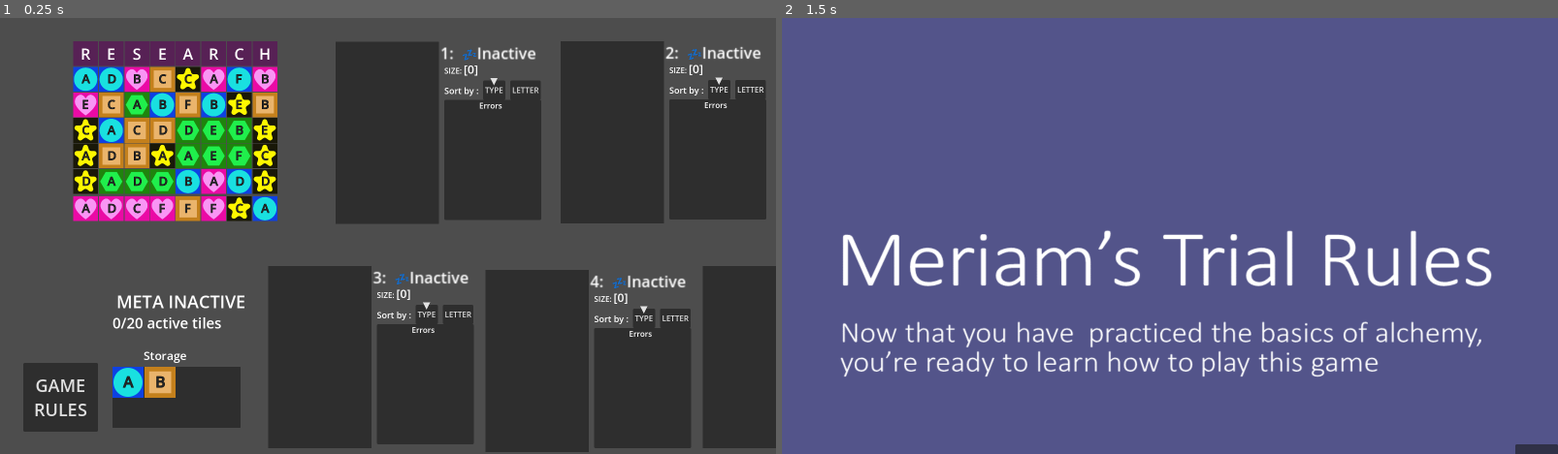
Above: before the commit, frames 1-2 (left to right).
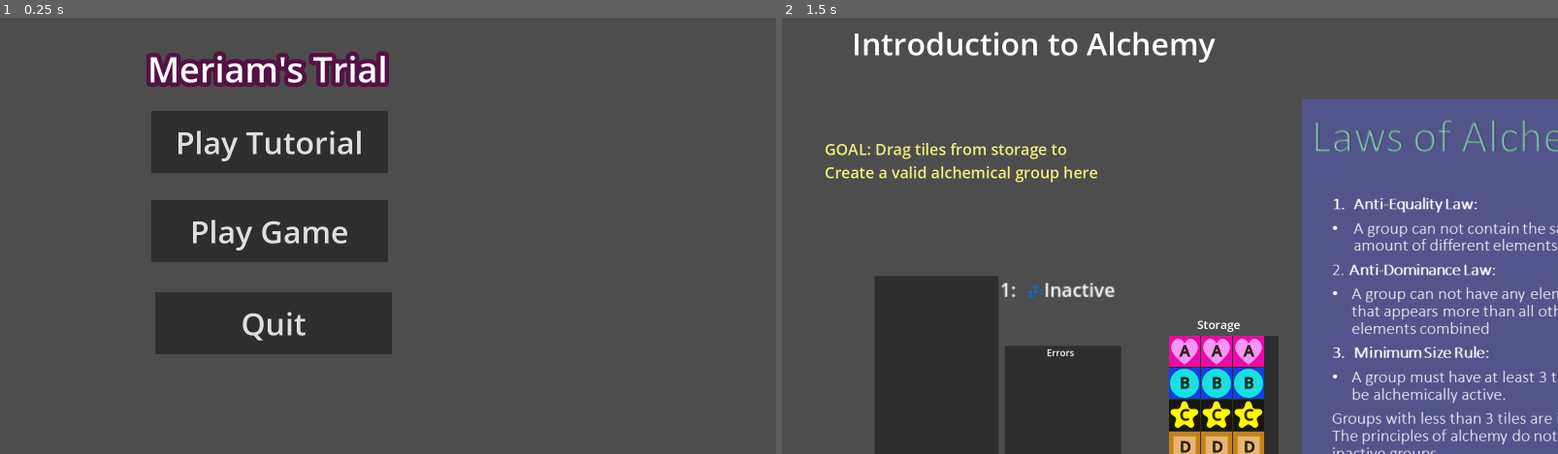
Above: after the commit, the same moments.

Repository: ninjacreeper47/Meriam-s-Trial
Game: Godot game, scene res://Levels/MainMenu.tscn
Two runs of this game, one before a commit and one after it. Both use one fixed random seed, a clock stepped at 60 frames per second and the inputs below. Before the commit the project starts from res://Levels/main.tscn.
Inputs:
- Up to frame 1 (0.25 s): no input
- Up to frame 2 (1.5 s): click "GAME RULES" (after the commit: "Play Tutorial") at 0.5 s; click "A" at 1.25 s

The runs differ from the first frame. In frame 1, 60% of the frame differs, in the area x 3-100%, y 5-100%; in frame 2, 78%, in the area x 0-100%, y 0-100%.

Commit message:
Main Menu

Diff:
--- a/Experiment Errors/ExError.gd
+++ b/Experiment Errors/ExError.gd
@@ -4,8 +4,8 @@
 var error_type
 #Make sure to use this function instead of ==.   ExErrors have commutativity.  An error A = B is the same as an error B = A
 func _is_same(right:ExError):
+	assert("ExError base class is_same shouldn't be running oomfie")
 	return error_type == right.error_type  #this logic isn't complete, true equality checks are implented in child classes
-	assert("ExError base class is_same shouldn't be running oomfie")
 
 func _is_error_present_in_experiment(ex):
 	assert("ExError base class _is_error_present_in_experiment shouldn't be running oomfie")
--- /dev/null
+++ b/Levels/MainMenu.gd
@@ -0,0 +1,24 @@
+extends Control
+
+
+# Called when the node enters the scene tree for the first time.
+func _ready():
+	pass # Replace with function body.
+
+
+# Called every frame. 'delta' is the elapsed time since the previous frame.
+func _process(delta):
+	pass
+
+func _on_tutorial_button_pressed():
+	alchemy._clear_game_state()
+	alchemy.game_playing = true
+	get_tree().change_scene_to_file("res://Levels/alchemypractice1.tscn")
+
+func _on_play_game_button_pressed():
+	alchemy._clear_game_state()
+	alchemy.game_playing = true
+	get_tree().change_scene_to_file("res://Levels/main.tscn")
+
+func _on_quit_button_pressed():
+	get_tree().quit()
--- /dev/null
+++ b/Levels/MainMenu.tscn
@@ -0,0 +1,57 @@
+[gd_scene load_steps=3 format=3 uid="uid://dmxs0h8ft2eri"]
+
+[ext_resource type="Script" path="res://Levels/MainMenu.gd" id="1_c27aa"]
+
+[sub_resource type="LabelSettings" id="LabelSettings_lgod1"]
+font_size = 72
+outline_size = 36
+outline_color = Color(0.329412, 0.0666667, 0.262745, 1)
+
+[node name="MainMenu" type="Control"]
+layout_mode = 3
+anchors_preset = 15
+anchor_right = 1.0
+anchor_bottom = 1.0
+grow_horizontal = 2
+grow_vertical = 2
+script = ExtResource("1_c27aa")
+
+[node name="Title" type="Label" parent="."]
+layout_mode = 0
+offset_left = 304.0
+offset_top = 56.0
+offset_right = 745.0
+offset_bottom = 147.0
+text = "Meriam's Trial"
+label_settings = SubResource("LabelSettings_lgod1")
+
+[node name="TutorialButton" type="Button" parent="."]
+layout_mode = 0
+offset_left = 312.0
+offset_top = 192.0
+offset_right = 800.0
+offset_bottom = 320.0
+theme_override_font_sizes/font_size = 64
+text = "Play Tutorial"
+
+[node name="PlayGameButton" type="Button" parent="."]
+layout_mode = 0
+offset_left = 312.0
+offset_top = 376.0
+offset_right = 800.0
+offset_bottom = 504.0
+theme_override_font_sizes/font_size = 64
+text = "Play Game"
+
+[node name="QuitButton" type="Button" parent="."]
+layout_mode = 0
+offset_left = 320.0
+offset_top = 566.0
+offset_right = 808.0
+offset_bottom = 694.0
+theme_override_font_sizes/font_size = 64
+text = "Quit"
+
+[connection signal="pressed" from="TutorialButton" to="." method="_on_tutorial_button_pressed"]
+[connection signal="pressed" from="PlayGameButton" to="." method="_on_play_game_button_pressed"]
+[connection signal="pressed" from="QuitButton" to="." method="_on_quit_button_pressed"]
--- a/advance_button.gd
+++ b/advance_button.gd
@@ -8,6 +8,8 @@
 func _process(delta):
 	if alchemy.labatory_stable && alchemy.active_experiments == 1:
 		visible = true
+	else:
+		visible = false
 
 func _on_pressed():
 	if get_tree().get_current_scene().get_name() == "alchemypractice1":
--- a/alchemy.gd
+++ b/alchemy.gd
@@ -12,7 +12,7 @@
 var resetting_in_progress = false
 var labatory_stable = true
 
-var game_playing = true
+var game_playing = false
 var queue_reset = false
 
 var practice_environment = false
--- a/project.godot
+++ b/project.godot
@@ -11,7 +11,7 @@
 [application]
 
 config/name="Meriam's Trial"
-run/main_scene="res://Levels/main.tscn"
+run/main_scene="res://Levels/MainMenu.tscn"
 config/features=PackedStringArray("4.1", "GL Compatibility")
 config/icon="res://icon.svg"
 
--- a/storage_container.tscn
+++ b/storage_container.tscn
@@ -16,7 +16,7 @@
 [node name="StorageBackground" type="PanelContainer" parent="."]
 layout_mode = 0
 offset_right = 528.0
-offset_bottom = 252.0
+offset_bottom = 268.0
 scale = Vector2(0.5, 0.5)
 
 [node name="Storage" type="GridContainer" parent="StorageBackground"]
Binary file changed: Assets/How to Play/Instructions/Slide6.PNG
Not shown, changed: Assets/How to Play/Instructions.pptx
